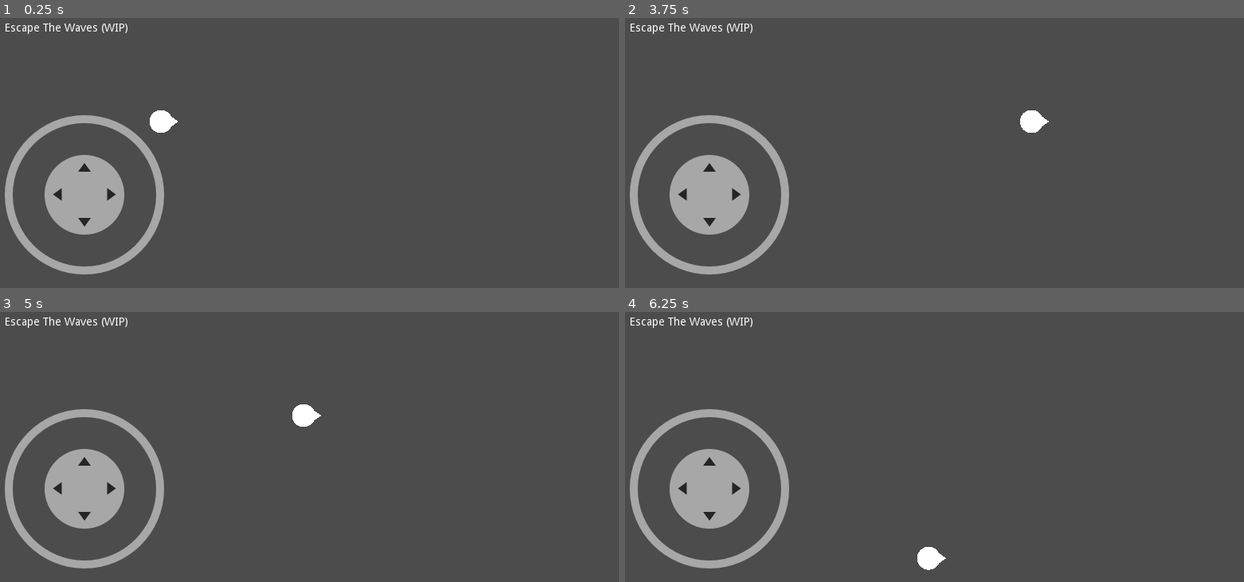
Above: before the commit, frames 1-4 (two rows, left to right).
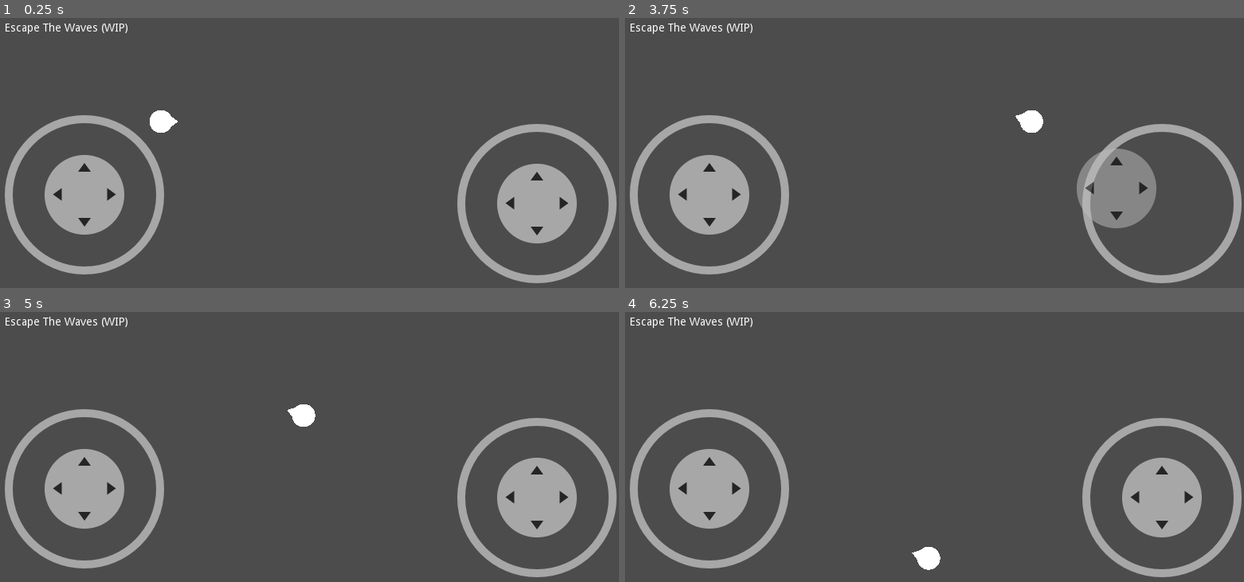
Above: after the commit, the same moments.

Repository: EmilienLeroy/EscapeTheWave
Game: Godot game, scene res://main.tscn
Same seed, same stepped clock (60 frames per second), same inputs: the game is played once before the commit and once after it.
Inputs (mouse positions are in pixels of both pictures, inside the frame that each line leads up to):
- Up to frame 1 (0.25 s): no input
- Up to frame 2 (3.75 s): tap Enter at 0.5, 3.5 s; move the mouse to (1064, 131) at 0.52 s; hold Right (ui_right) 0.53-1.25 s; click (1064, 131) at 0.67 s; drag from (798, 161) to (891, 201) at 1.27 s; tap Space at 2 s; move the mouse to (990, 82) at 2.02 s; hold Right (ui_right) 2.03-2.75 s; click (990, 82) at 2.17 s; drag from (891, 201) to (736, 101) at 2.77 s; move the mouse to (1114, 188) at 3.52 s; hold Left (ui_left) from 3.53 s (still down); click (1114, 188) at 3.67 s
- Up to frame 3 (5 s): release Left (ui_left) at 4.25 s; drag from (111, 395) to (204, 368) at 4.27 s
- Up to frame 4 (6.25 s): tap Space at 5 s; move the mouse to (959, 438) at 5.02 s; hold Down (ui_down) 5.03-5.75 s; click (959, 438) at 5.17 s; drag from (829, 368) to (798, 455) at 5.77 s

The runs differ from the first frame. In frame 1, 5.3% of the frame differs, in the area x 73-100%, y 39-99%; in frame 2, 5.0%; in frame 3, 5.4%; in frame 4, 5.4%, in the area x 46-100%, y 39-99%.

Commit message:
✨ Add rotation using an second touch stick
Also move sticks into a control scene

Diff:
--- /dev/null
+++ b/entities/control/control.gd
@@ -0,0 +1,4 @@
+class_name ControlTouch extends Node2D
+
+onready var left = $Left;
+onready var right = $Right;
--- /dev/null
+++ b/entities/control/control.tscn
@@ -0,0 +1,31 @@
+[gd_scene load_steps=3 format=2]
+
+[ext_resource path="res://addons/joystick/virtual_joystick.tscn" type="PackedScene" id=1]
+[ext_resource path="res://entities/control/control.gd" type="Script" id=2]
+
+[node name="Control" type="Node2D"]
+script = ExtResource( 2 )
+
+[node name="Left" parent="." instance=ExtResource( 1 )]
+margin_left = 29.0
+margin_top = 142.0
+margin_right = 229.0
+margin_bottom = 342.0
+rect_pivot_offset = Vector2( -252, -137 )
+use_input_actions = false
+action_left = "ui_left_touch"
+action_right = "ui_right_touch"
+action_up = "ui_up_touch"
+action_down = "ui_down_touch"
+
+[node name="Right" parent="." instance=ExtResource( 1 )]
+margin_left = 597.0
+margin_top = 153.0
+margin_right = 797.0
+margin_bottom = 353.0
+rect_pivot_offset = Vector2( -252, -137 )
+use_input_actions = false
+action_left = "ui_left_touch"
+action_right = "ui_right_touch"
+action_up = "ui_up_touch"
+action_down = "ui_down_touch"
--- a/entities/player/player.gd
+++ b/entities/player/player.gd
@@ -1,16 +1,20 @@
 extends KinematicBody2D
 
-export (NodePath) var joystick_left_path;
-onready var left : VirtualJoystick = get_node(joystick_left_path)
+export (NodePath) var control_path;
+onready var control: ControlTouch = get_node(control_path);
 
 var speed = 250;
 var velocity = Vector2();
 
 func _physics_process(delta):
-	if left and left.is_pressed():
-		position += get_position_touch(left.get_output(), speed, delta);
-	else:
+	if control.left and control.left.is_pressed():
+		position += get_position_touch(control.left.get_output(), speed, delta);
+	#
+	if move_keys_is_pressed():
 		move_and_collide(get_direction_keys(velocity, speed, delta));
+
+	if control.right and control.right.is_pressed():
+		rotation = control.right.get_output().angle();
 
 func get_position_touch(v: Vector2, s: int, d: float):
 	return v * s * d;
@@ -28,3 +32,11 @@
 		v.y -= 1
 
 	return  v.normalized() * s * d;
+
+func move_keys_is_pressed():
+	var right = Input.is_action_pressed('ui_right');
+	var left = Input.is_action_pressed('ui_left');
+	var down = Input.is_action_pressed('ui_down');
+	var up = Input.is_action_pressed('ui_up');
+
+	return right or left or down or up;
--- a/main.tscn
+++ b/main.tscn
@@ -1,7 +1,7 @@
 [gd_scene load_steps=3 format=2]
 
 [ext_resource path="res://entities/player/player.tscn" type="PackedScene" id=1]
-[ext_resource path="res://addons/joystick/virtual_joystick.tscn" type="PackedScene" id=2]
+[ext_resource path="res://entities/control/control.tscn" type="PackedScene" id=2]
 
 [node name="Main" type="Node2D"]
 
@@ -14,10 +14,6 @@
 
 [node name="Player" parent="." instance=ExtResource( 1 )]
 position = Vector2( 225, 150 )
-joystick_left_path = NodePath("../Virtual joystick")
+control_path = NodePath("../Control")
 
-[node name="Virtual joystick" parent="." instance=ExtResource( 2 )]
-margin_left = 29.0
-margin_top = 142.0
-margin_right = 229.0
-margin_bottom = 342.0
+[node name="Control" parent="." instance=ExtResource( 2 )]
--- a/project.godot
+++ b/project.godot
@@ -9,12 +9,18 @@
 config_version=4
 
 _global_script_classes=[ {
+"base": "Node2D",
+"class": "ControlTouch",
+"language": "GDScript",
+"path": "res://entities/control/control.gd"
+}, {
 "base": "Reference",
 "class": "VirtualJoystick",
 "language": "GDScript",
 "path": "res://addons/joystick/virtual_joystick.gd"
 } ]
 _global_script_class_icons={
+"ControlTouch": "",
 "VirtualJoystick": ""
 }
 
@@ -66,6 +72,10 @@
  ]
 }
 
+[input_devices]
+
+pointing/emulate_touch_from_mouse=true
+
 [physics]
 
 common/enable_pause_aware_picking=true
